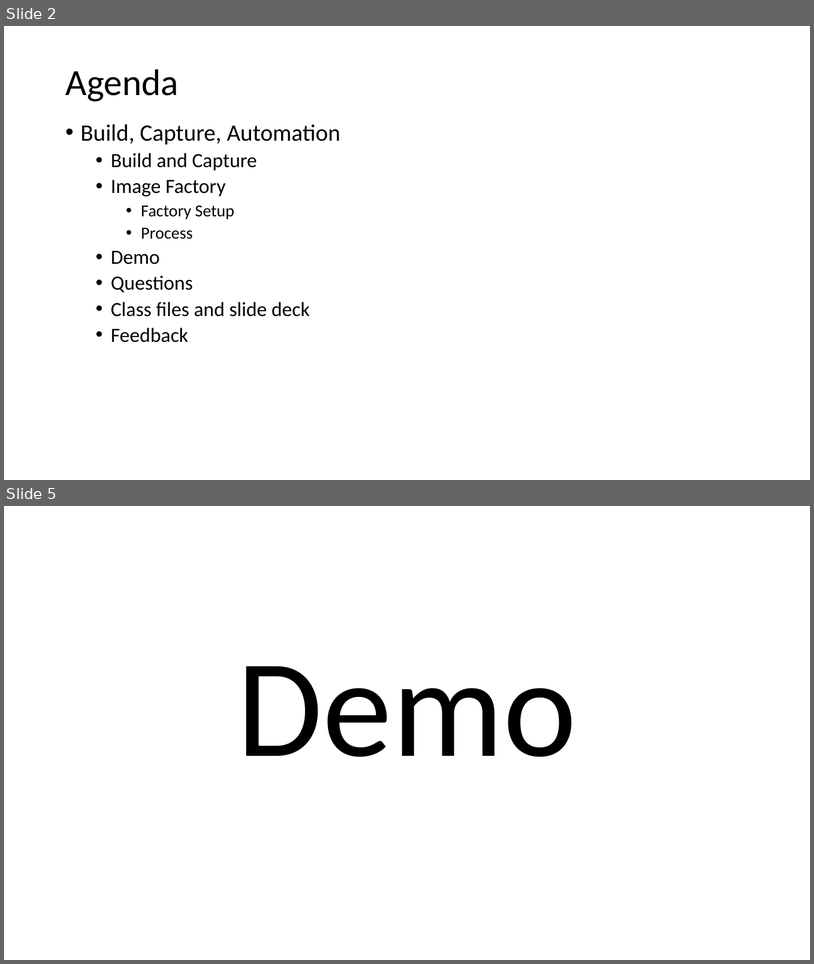
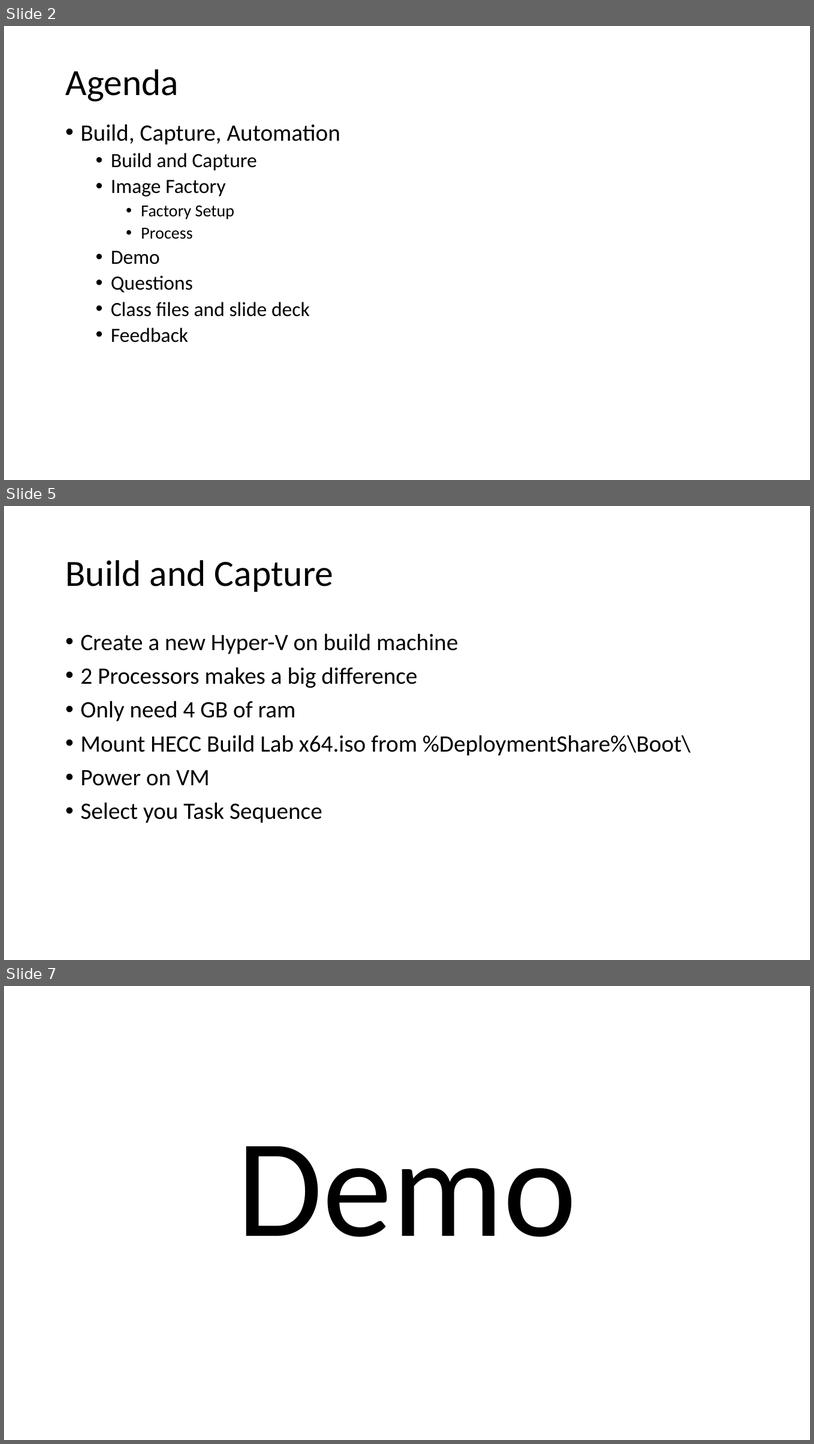
Before and after one commit to fydexx/HECC-2018, a slide deck: Part_01/Section03.pptx. Shown one above the other, each under a label of ours: slides 2 and 5 before the commit, slides 2, 5 and 7 after it; the slides between them are not shown. The pictures are 814x964 and 814x1444 pixels, drawn with LibreOffice and Linux fonts; fonts in the diff are those of the drawing. Boxes give left, top, right and bottom in pixels: in the first picture for what was removed or moved away, otherwise in the second. Text is boxed around its words. In the diff, an @@ line names an element or a change of style, - is before the commit and + after.

```diff
--- a/Part_01/Section03.pptx
+++ b/Part_01/Section03.pptx
@@ slide 5 added at (4,506,810,960), background #FFFFFF @@
@@ title added at (65,560,334,592), 44 pt, text #000000 @@
+Build and Capture
@@ text added at (81,633,691,823), 28 pt, text #000000 @@
+• Create a new Hyper-V on build machine
+• 2 Processors makes a big difference
+• Only need 4 GB of ram
+• Mount HECC Build Lab x64.iso from %DeploymentShare%\Boot\
+• Power on VM
+• Select you Task Sequence
@@ what was slide 5 is now slide 7 @@
```
Also in this commit, not shown: 2 slides changed, 1 other slide added.
